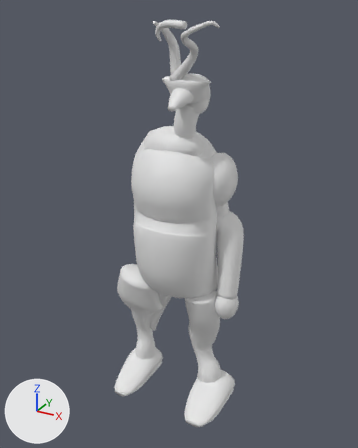
What one commit did to the Blender file design/model_sheets/aruun/fidelity/proxy/proxy.blend.
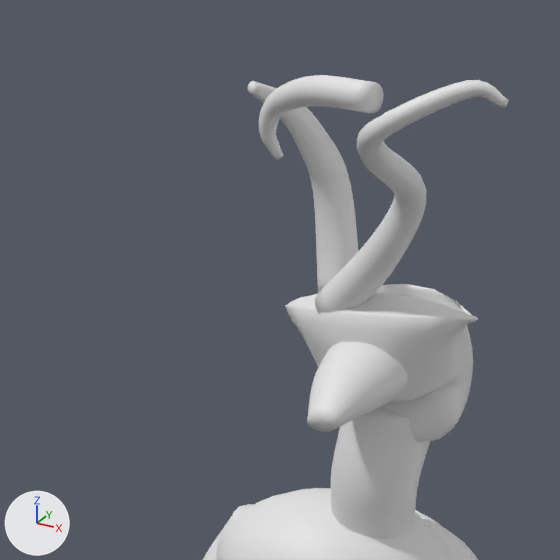
Each version appears first whole from a camera (50 mm lens) standing at (1.284, -2.284, 2.454) and looking at (0.009, 0.034, 1.295), and next in a close-up on the part from 25% to 65% of the width and 0% to 32% of the height. The lights are fixed; the arrows at lower left show +X, +Y and +Z. The older version's two pictures come first.

In view in the first close-up: 'cranium', 'hornA', 'hornB', 'hornB_tooth', 'neck', 'neckbase', 'snout', 'trunk' and 1 more.
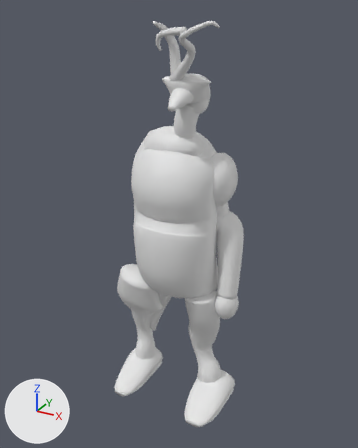
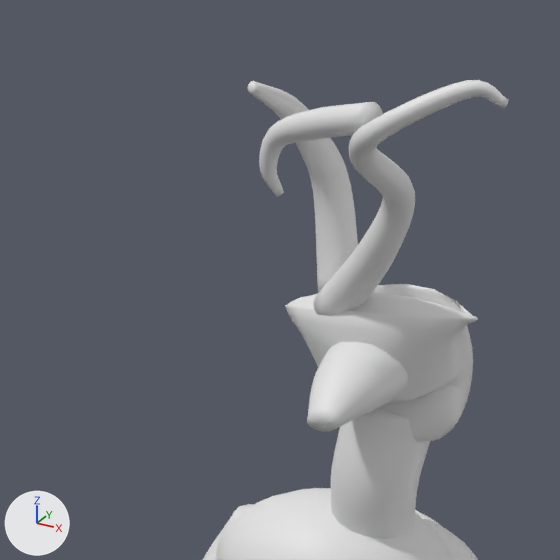
Pixel boxes (x1, y1, x2, y2) of what changed, in the close-ups (560 x 560 px; the box of a moved part takes in the faces that stretch with it):
```json
{"object": "hornB", "change": "reshaped", "before": [315, 80, 509, 314], "after": [314, 80, 509, 316]}
{"object": "hornB_tooth", "change": "reshaped", "before": [259, 75, 384, 160], "after": [259, 102, 383, 197], "on screen": "12% taller"}
{"part": 1, "of": "me_hornb", "change": "moved or reshaped", "before": [315, 90, 435, 314], "after": [314, 90, 435, 316]}
```

The change, as JSON lines over the scene's bpy script:
```json
{"block": "me_hornb", "where": "# used by ob_hornb; location = (0.0, 0.0, 0.0)"}
{"op": "remove", "block": "me_hornb", "code": "me_hornb.from_pydata(...)  # 594 vertices, 608 faces; spans x 0.022..0.368, y -0.332..-0.044, z 2.099..2.399"}
{"op": "add", "block": "me_hornb", "code": "me_hornb.from_pydata(...)  # 594 vertices, 608 faces; spans x 0.021..0.368, y -0.332..-0.045, z 2.099..2.399"}
{"block": "me_hornb", "change": "me_hornb part 1: 460 of 594 vertices moved; they spanned x 0.022..0.308, y -0.332..-0.044, z 2.099..2.388 and now span x 0.021..0.308, y -0.332..-0.045, z 2.099..2.389; mean shift (0.0, -0.016, 0.0); largest move (0.191, -0.136, 2.294) -> (0.191, -0.167, 2.294)"}
{"block": "me_hornb_tooth", "where": "# used by ob_hornb_tooth; location = (0.0, 0.0, 0.0)"}
{"op": "remove", "block": "me_hornb_tooth", "code": "me_hornb_tooth.from_pydata(...)  # 402 vertices, 416 faces; spans x 0.04..0.225, y -0.315..-0.225, z 2.308..2.401"}
{"op": "add", "block": "me_hornb_tooth", "code": "me_hornb_tooth.from_pydata(...)  # 402 vertices, 416 faces; spans x 0.04..0.225, y -0.315..-0.225, z 2.268..2.376"}
{"block": "me_hornb_tooth", "change": "me_hornb_tooth part 2: 402 of 402 vertices moved; they spanned x 0.04..0.225, y -0.315..-0.225, z 2.308..2.401 and now span x 0.04..0.225, y -0.315..-0.225, z 2.268..2.376; mean shift (0.0, 0.0, -0.035)"}
```
